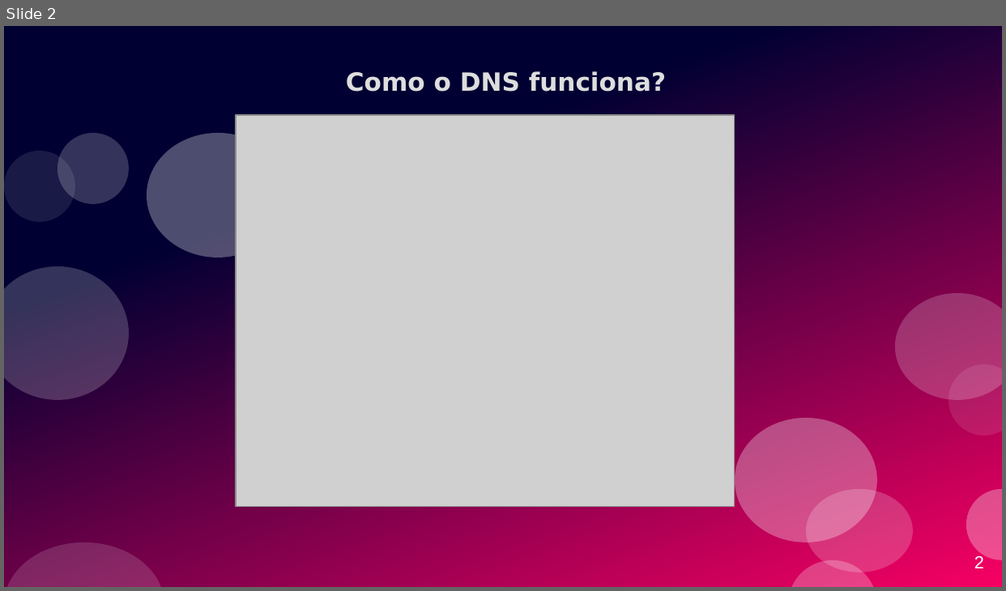
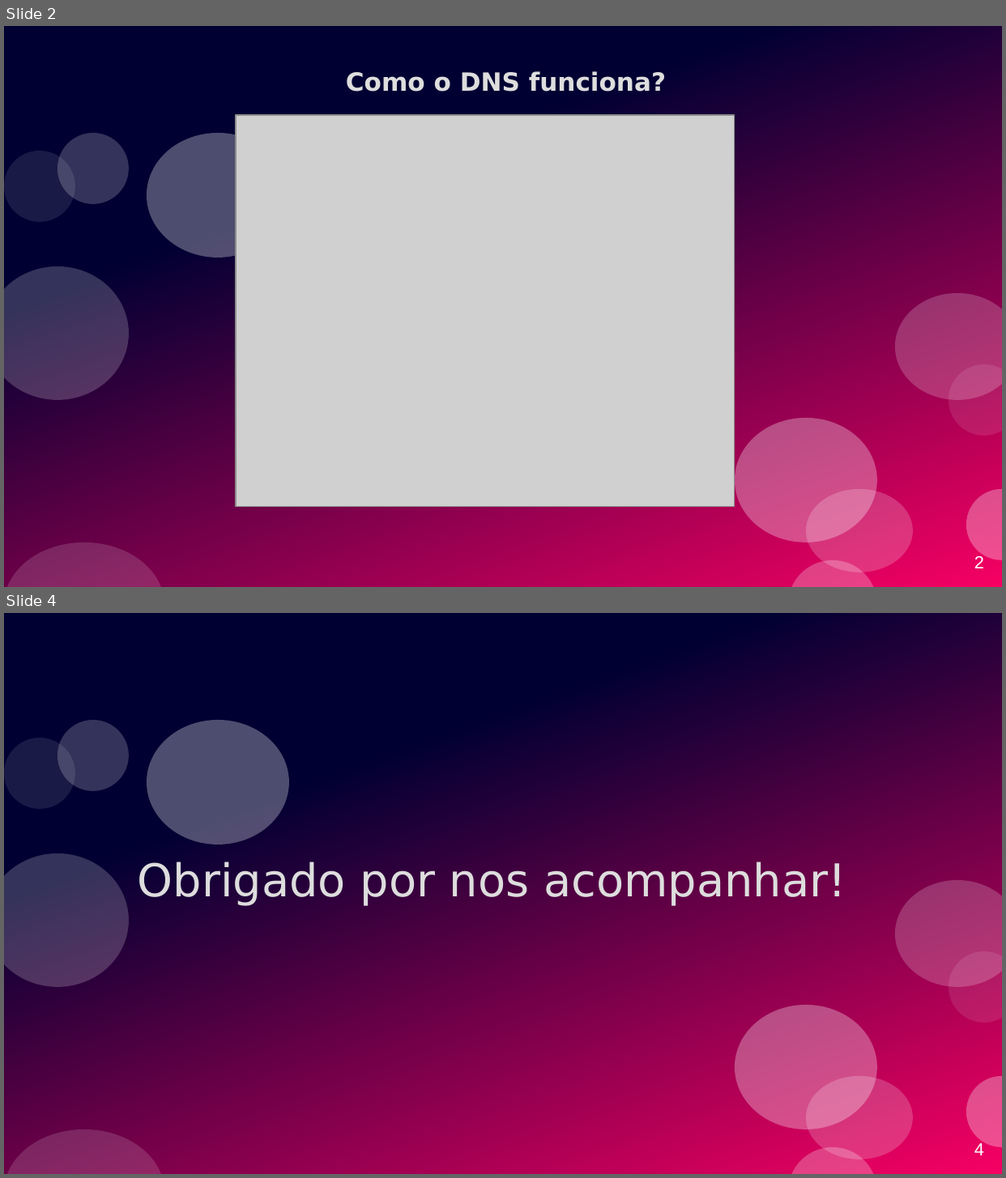
Before and after one commit to gabrielMatosBoubee/dnsERegistrosDeDominioOQueSao, a slide deck: Sem título 1.odp. Shown one above the other, each under a label of ours: slide 2 before the commit, slides 2 and 4 after it; the slides between them are not shown. The pictures are 1006x591 and 1006x1178 pixels, drawn with LibreOffice and Linux fonts; fonts in the diff are those of the drawing; grey boxes stand for pictures. Boxes give left, top, right and bottom in pixels: in the first picture for what was removed or moved away, otherwise in the second. Text is boxed around its words. In the diff, an @@ line names an element or a change of style, - is before the commit and + after.

```diff
--- a/Sem título 1.odp
+++ b/Sem título 1.odp
@@ slide 4 added at [4,613,1002,1174], background #FFFFFF; not listed: 12 template elements that a slide beside it also shows @@
@@ text added at [138,862,846,906], 36 pt, text #DDDDDD @@
+Obrigado por nos acompanhar!
@@ page number added at [974,1142,984,1156], 14 pt, text #FFFFFF @@
+4
```
Also in this commit, not shown: 1 slide changed, 1 other slide added, 2 slides removed.
